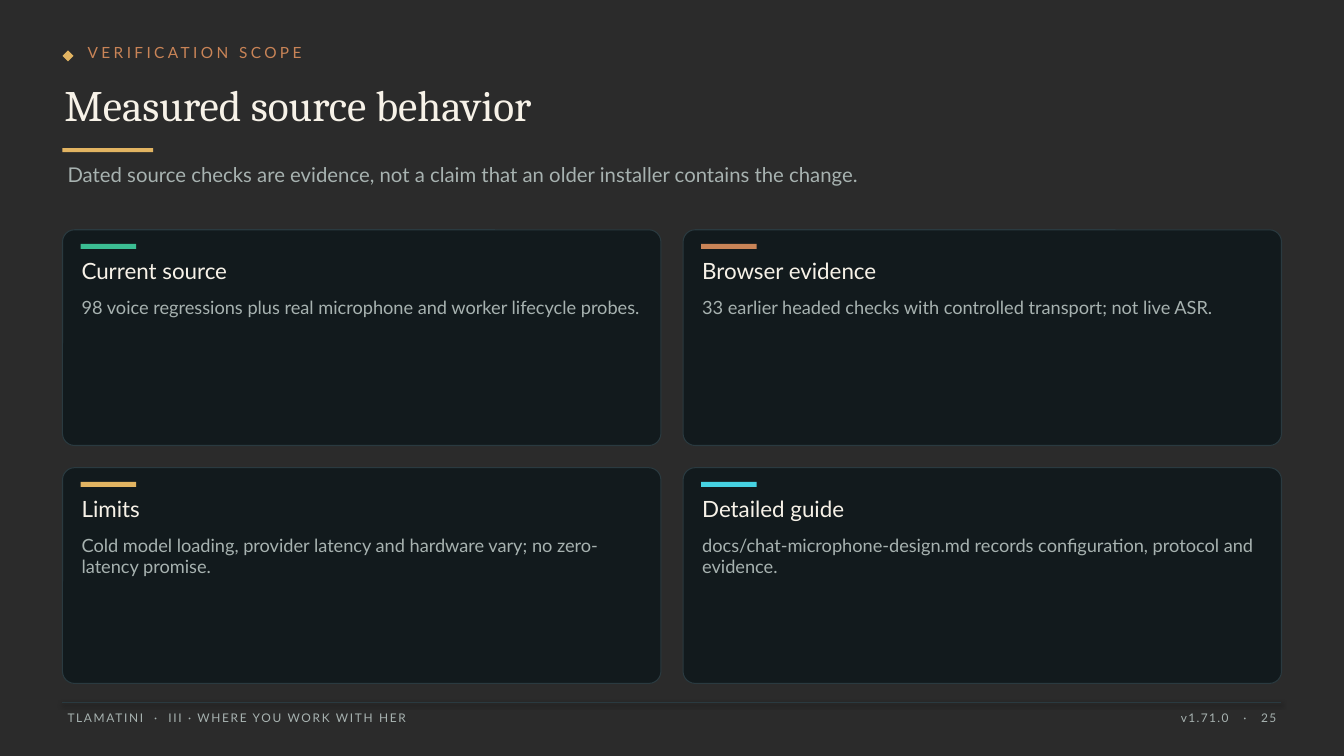
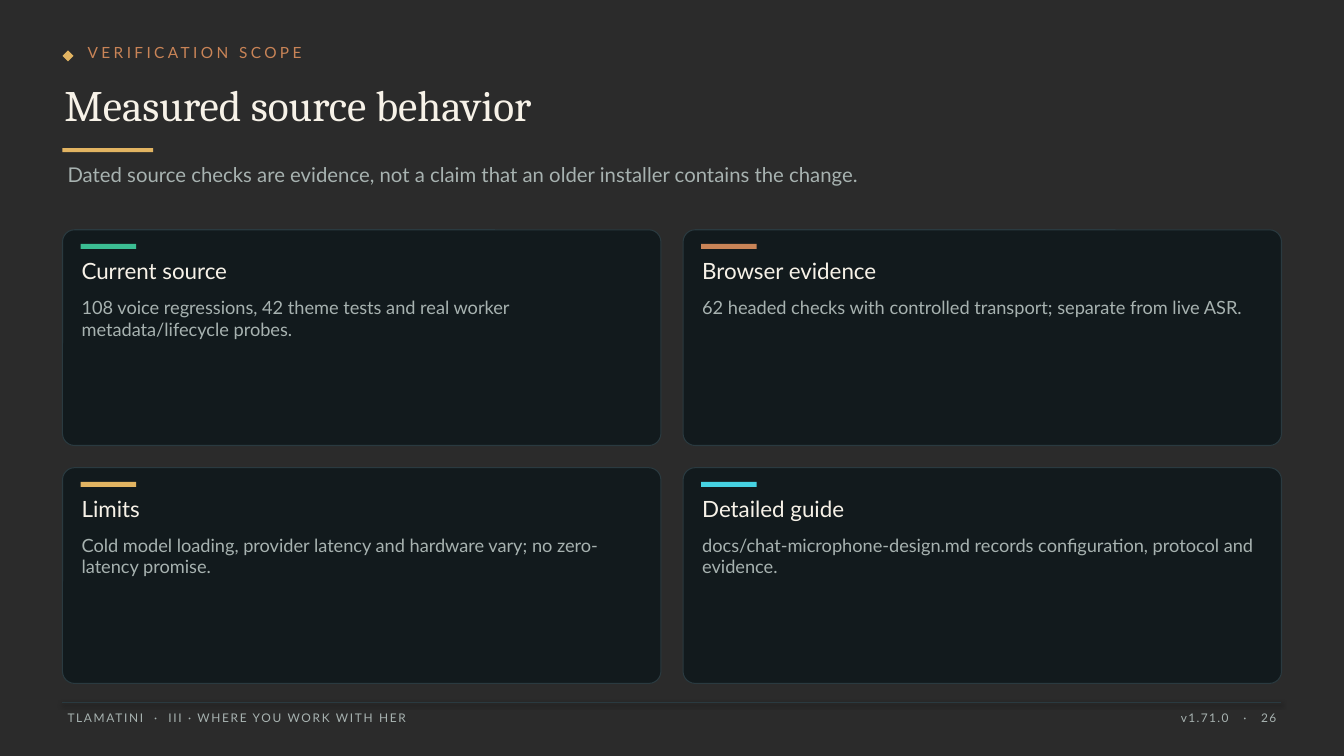
Before and after one commit to XAIHT/Tlamatini, a slide deck: slide 26 of Tlamatini_eXtended_Artificial_Intelligence_Humanly_Tempered.pptx (slide 25 before the commit). Drawn at 1344x756 pixels with LibreOffice and Linux fonts; fonts in the diff are those of the drawing; background and template pictures are left out; a plain dark background stands for a picture behind light text. Boxes give left, top, right and bottom in pixels: in the first picture for what was removed or moved away, otherwise in the second. Text is boxed around its words. In the diff, an @@ line names an element or a change of style, - is before the commit and + after.

```diff
--- a/Tlamatini_eXtended_Artificial_Intelligence_Humanly_Tempered.pptx
+++ b/Tlamatini_eXtended_Artificial_Intelligence_Humanly_Tempered.pptx
@@ text at (82,300,510,339): text changed @@
-98 voice regressions plus real microphone and worker lifecycle probes.
+108 voice regressions, 42 theme tests and real worker metadata/lifecycle probes.
@@ text at (702,300,1242,317): text changed @@
-33 earlier headed checks with controlled transport; not live ASR.
+62 headed checks with controlled transport; separate from live ASR.
@@ text at (1181,713,1276,722): text changed @@
-v1.71.0 · 25
+v1.71.0 · 26
```
Also in this commit, not shown: 95 other slides changed, 1 slide added, 42 other files.
